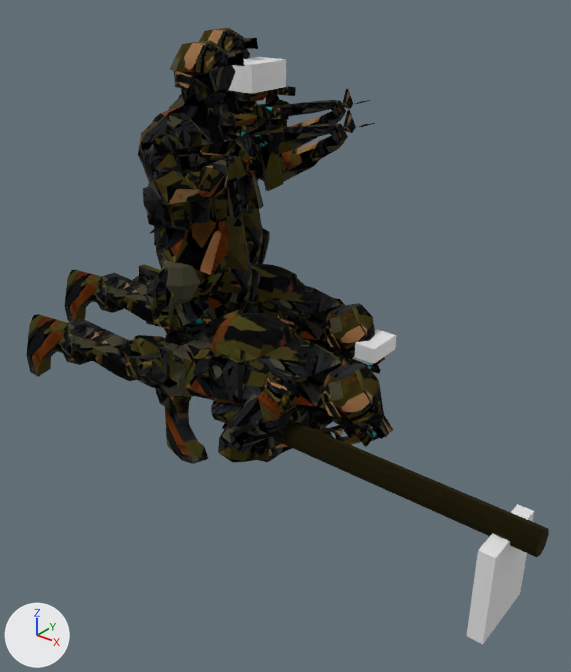
What one commit did to the glTF model art/meshes/sniper_team.glb.
Rendered twice from a 50 mm lens placed at (2.36, -2.6, 2.1), pointed at (0.38, -0.12, 0.56). Every picture has the same lights, and +X, +Y and +Z are marked at lower left. The older version comes first. Vertices at exactly the same position are counted once.

Names of what the first picture shows: 'boot', 'face', 'metal', 'uniform', 'weapon'.
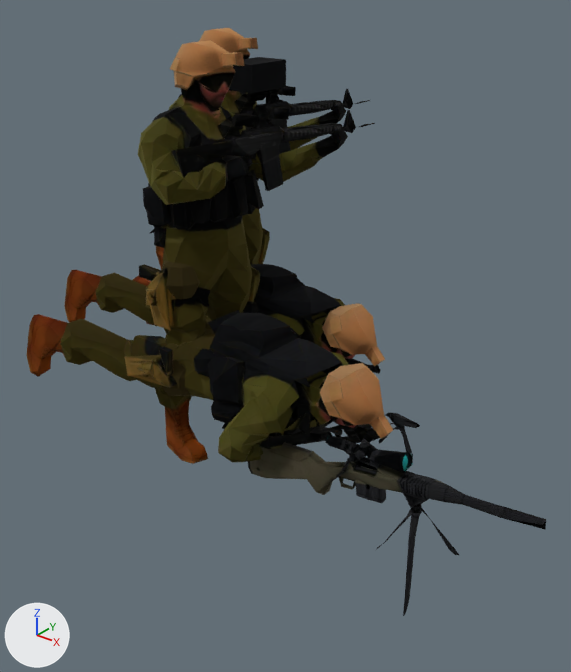
Pixel boxes [x1, y1, x2, y2] of what changed, in the pictures (571 x 672 px):
```json
{"object": "weapon", "change": "reshaped", "before": [253, 86, 549, 557], "after": [248, 86, 546, 616], "on screen": "12% taller"}
{"object": "metal", "change": "reshaped", "before": [229, 57, 534, 644], "after": [229, 57, 420, 453], "on screen": "37% narrower, 32% shorter"}
{"part": 1, "of": "me_boot", "change": "surface changed", "before": [26, 246, 208, 464], "after": [26, 246, 208, 464]}
{"part": 2, "of": "me_metal", "change": "added", "after": [379, 412, 420, 453]}
{"part": 3, "of": "me_metal", "change": "deleted", "before": [467, 504, 534, 644]}
{"part": 4, "of": "me_metal", "change": "deleted", "before": [355, 329, 396, 364]}
{"part": 5, "of": "me_metal", "change": "recoloured", "before": [229, 57, 286, 93], "after": [229, 57, 286, 93], "on screen": "white to black"}
{"part": 6, "of": "me_uniform", "change": "surface changed", "before": [45, 28, 393, 463], "after": [45, 28, 393, 463]}
{"part": 7, "of": "me_weapon", "change": "reshaped", "before": [268, 419, 549, 557], "after": [248, 434, 546, 616]}
{"part": 8, "of": "me_weapon", "change": "surface changed", "before": [253, 86, 338, 191], "after": [253, 86, 338, 191]}
```

Scene script edits in JSON lines:
```json
{"block": "me_boot", "where": "me_boot.from_pydata(...)  # 313 vertices, 540 faces; spans x -1.058..0.225, y -0.751..0.554, z 0.0..0.557"}
{"block": "me_boot", "where": "# used by ob_boot; location = (0.0, 0.0, 0.0)"}
{"block": "me_boot", "change": "me_boot part 1: texture (UV) coordinates of 540 of 540 faces, centred in x -1.054..0.213, y -0.745..0.551, z 0.002..0.55, changed; they spanned u 0.05..0.89, v 0.01..0.92 and now span u 0.03..0.45, v 0.01..0.92"}
{"block": "me_metal", "where": "# used by ob_metal; location = (0.0, 0.0, 0.0)"}
{"op": "remove", "block": "me_metal", "code": "me_metal.from_pydata(...)  # 24 vertices, 36 faces; spans x -0.16..1.67, y -0.67..0.36, z 0.01..1.66"}
{"op": "add", "block": "me_metal", "code": "me_metal.from_pydata(...)  # 40 vertices, 75 faces; spans x -0.16..0.95, y 0.1..0.36, z 0.0..1.66"}
{"block": "me_metal", "change": "me_metal part 2: a new loose piece of 32 vertices spanning x 0.75..0.95, y 0.1..0.15, z 0.0..0.21, in mat_bakedmaterial (picture img_base_color)"}
{"block": "me_metal", "change": "me_metal part 3: the loose piece of 8 vertices spanning x 1.61..1.67, y -0.67..-0.37, z 0.01..0.38 is deleted"}
{"block": "me_metal", "change": "me_metal part 4: the loose piece of 8 vertices spanning x 0.65..0.75, y 0.04..0.22, z 0.48..0.55 is deleted"}
{"block": "me_metal", "change": "me_metal part 5: 12 faces spanning x -0.16..0.0, y 0.12..0.36, z 1.54..1.66 switch from no material to mat_bakedmaterial (picture img_base_color)"}
{"block": "me_uniform", "where": "me_uniform.from_pydata(...)  # 3801 vertices, 6940 faces; spans x -0.97..1.08, y -0.72..0.88, z 0.0..1.78"}
{"block": "me_uniform", "where": "# used by ob_uniform; location = (0.0, 0.0, 0.0)"}
{"block": "me_uniform", "change": "me_uniform part 6: texture (UV) coordinates of 6940 of 6940 faces, centred in x -0.89..1.07, y -0.71..0.86, z 0.02..1.78, changed; they spanned u 0.0..1.0, v 0.0..1.0 and now span u 0.0..0.5, v 0.0..1.0"}
{"block": "me_weapon", "where": "# used by ob_weapon; location = (0.0, 0.0, 0.0)"}
{"op": "remove", "block": "me_weapon", "code": "me_weapon.from_pydata(...)  # 124 vertices, 154 faces; spans x -0.17..1.76, y -0.57..0.72, z 0.34..1.53"}
{"op": "add", "block": "me_weapon", "code": "me_weapon.from_pydata(...)  # 335 vertices, 627 faces; spans x -0.17..1.76, y -0.73..0.72, z 0.0..1.53"}
{"block": "me_weapon", "change": "me_weapon part 7: 15 vertices removed from x 0.52..1.76, y -0.57..-0.47, z 0.34..0.44; 226 vertices added at x 0.52..1.76, y -0.73..-0.32, z 0.0..0.51"}
{"block": "me_weapon", "change": "me_weapon part 8: 118 kept faces spanning x -0.17..0.43, y -0.16..0.72, z 1.16..1.53 get new texture (UV) coordinates"}
```
